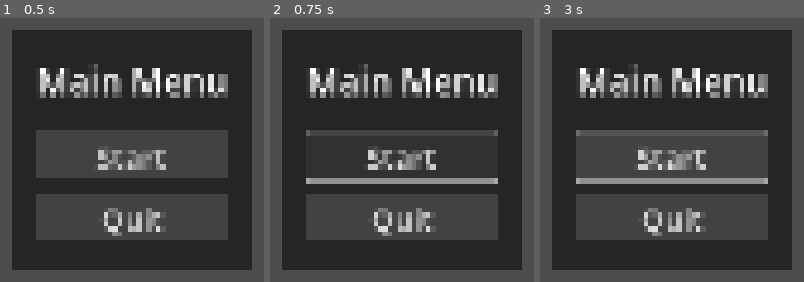
Above: before the commit, frames 1-3 (left to right).
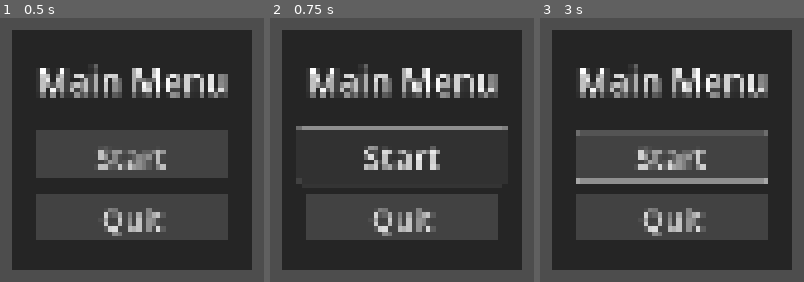
Above: after the commit, the same moments.

Repository: Paraross/geo-app
Game: Godot game, scene res://scenes/main.tscn
Two runs of this game, one before a commit and one after it. Both use one fixed random seed, a clock stepped at 60 frames per second and the inputs below.
Inputs (mouse positions are in pixels of both pictures, inside the frame that each line leads up to):
- Up to frame 1 (0.5 s): no input
- Up to frame 2 (0.75 s): click "Start" at 0.5 s
- Up to frame 3 (3 s): click "Start" at 1.25 s; click "Start" at 2 s; tap Enter at 2.75 s; move the mouse to (outside the picture) at 2.77 s; hold S (camera_down) from 2.78 s (still down)

Frame 1 is identical in both runs. In frame 2, 4.4% of the frame differs, in the area x 9-91%, y 40-63%; in frame 3, nothing differs.

Commit message:
Animate main menu buttons on hover

Diff:
--- a/scenes/main.tscn
+++ b/scenes/main.tscn
@@ -1,8 +1,9 @@
-[gd_scene load_steps=4 format=3 uid="uid://bugepp7ityxgx"]
+[gd_scene load_steps=5 format=3 uid="uid://bugepp7ityxgx"]
 
 [ext_resource type="Script" uid="uid://0bsk03gjsmpv" path="res://scripts/main.gd" id="1_ig7tw"]
 [ext_resource type="PackedScene" uid="uid://ng6j4mjp362o" path="res://scenes/shape_world.tscn" id="2_0xm2m"]
 [ext_resource type="Theme" uid="uid://c7n5qor8wgsok" path="res://themes/ui_theme.tres" id="3_sugp2"]
+[ext_resource type="Script" uid="uid://c6xlyam5vher4" path="res://scripts/animation_component.gd" id="4_jyhfs"]
 
 [node name="Main" type="Node"]
 script = ExtResource("1_ig7tw")
@@ -97,11 +98,27 @@
 theme = ExtResource("3_sugp2")
 text = "Start"
 
+[node name="AnimationComponent" type="Node" parent="CenterContainer/PanelContainer/VBoxContainer/StartButton"]
+script = ExtResource("4_jyhfs")
+trans_type = 4
+ease_type = 1
+scale_value = Vector2(1.1, 1.1)
+duration = 0.1
+metadata/_custom_type_script = "uid://c6xlyam5vher4"
+
 [node name="QuitButton" type="Button" parent="CenterContainer/PanelContainer/VBoxContainer"]
 layout_mode = 2
 theme = ExtResource("3_sugp2")
 theme_type_variation = &"QuitButon"
 text = "Quit"
 
+[node name="AnimationComponent2" type="Node" parent="CenterContainer/PanelContainer/VBoxContainer/QuitButton"]
+script = ExtResource("4_jyhfs")
+trans_type = 4
+ease_type = 1
+scale_value = Vector2(1.1, 1.1)
+duration = 0.1
+metadata/_custom_type_script = "uid://c6xlyam5vher4"
+
 [connection signal="pressed" from="HBoxContainer/PanelContainer/VBoxContainer/CheckAnswerButton" to="." method="_on_check_answer_button_pressed"]
 [connection signal="pressed" from="HBoxContainer/PanelContainer/VBoxContainer/NewTaskButton" to="." method="_on_button_pressed"]
